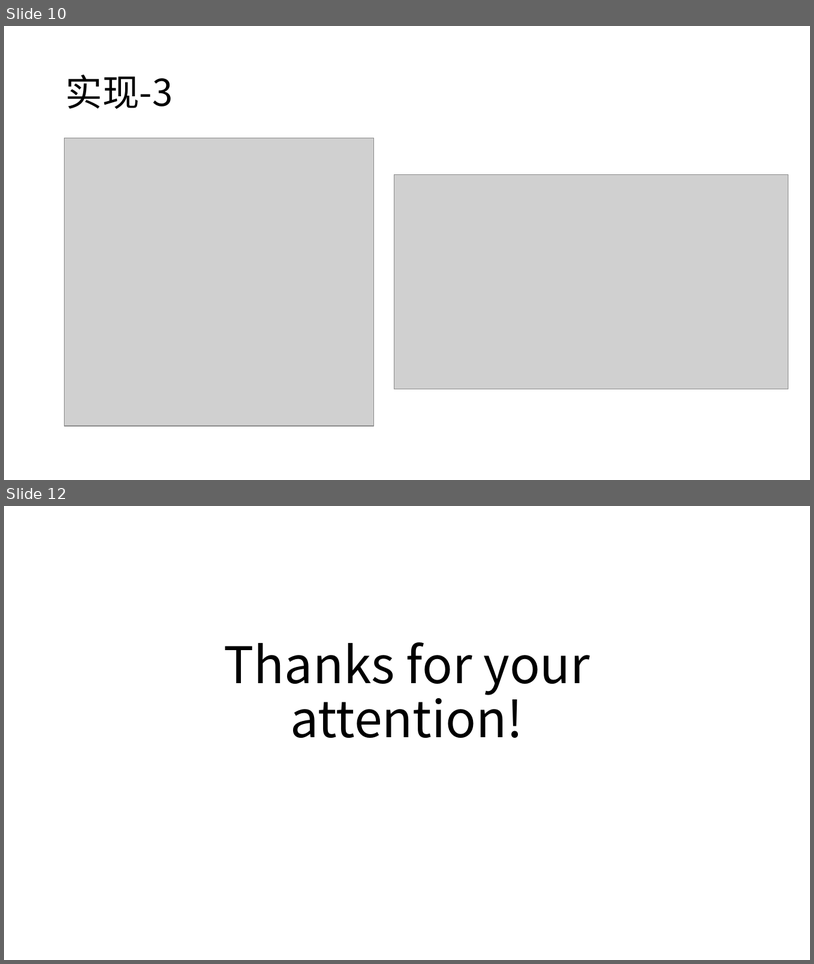
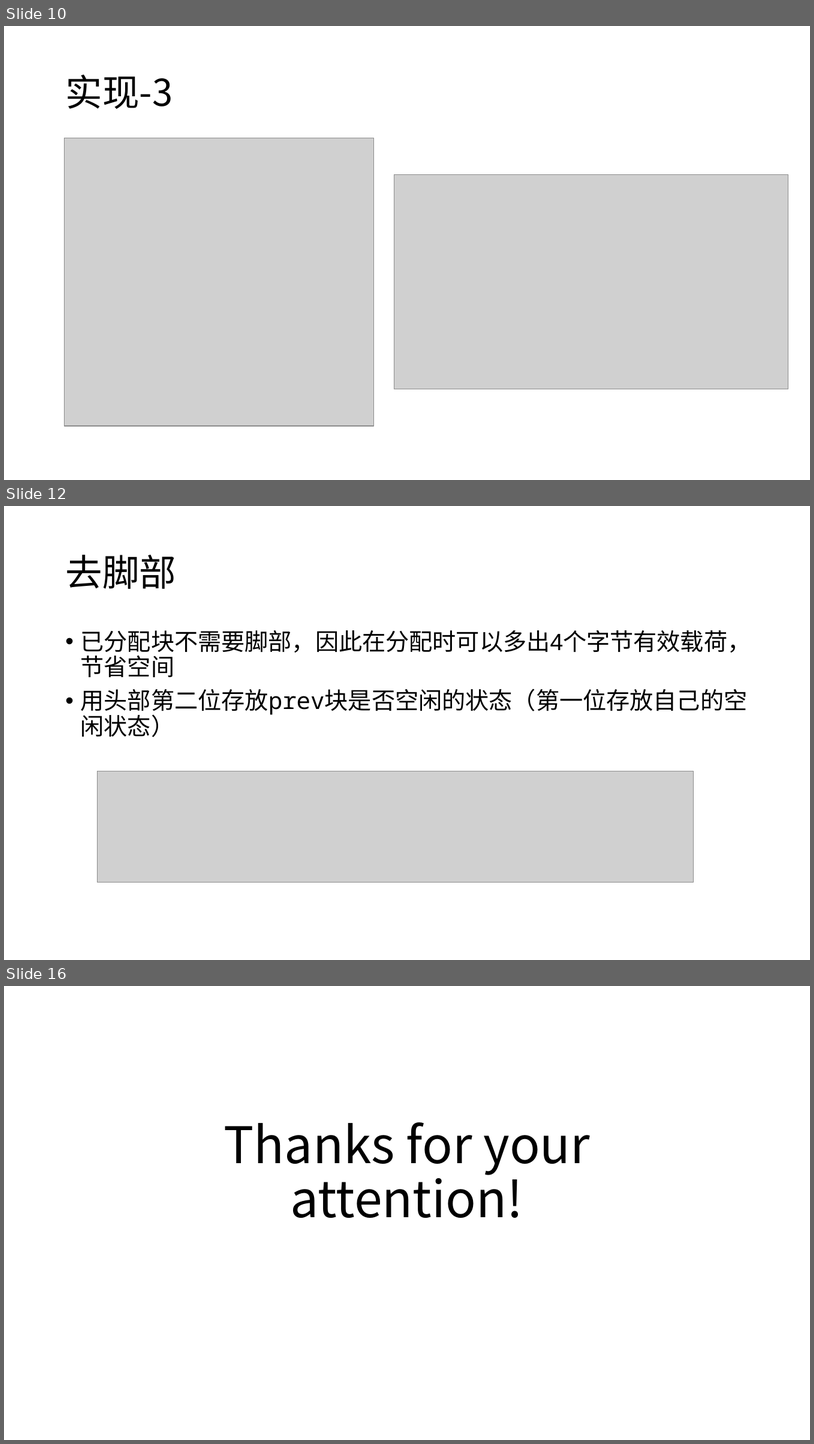
Before and after one commit to KrWriter/ics-recap, a slide deck: malloclab/final.pptx. Shown one above the other, each under a label of ours: slides 10 and 12 before the commit, slides 10, 12 and 16 after it; the slides between them are not shown. The pictures are 814x964 and 814x1444 pixels, drawn with LibreOffice and Linux fonts; fonts in the diff are those of the drawing; grey boxes stand for pictures. Boxes give left, top, right and bottom in pixels: in the first picture for what was removed or moved away, otherwise in the second. Text is boxed around its words. In the diff, an @@ line names an element or a change of style, - is before the commit and + after.

```diff
--- a/malloclab/final.pptx
+++ b/malloclab/final.pptx
@@ slide 12 added at [4, 506, 810, 960], background #FFFFFF @@
@@ title added at [65, 555, 176, 589], 44 pt, text #000000 @@
+去脚部
@@ text added at [81, 630, 752, 737], 28 pt, text #000000 @@
+• 已分配块不需要脚部，因此在分配时可以多出4个字节有效载荷，节省空间
+• 用头部第二位存放prev块是否空闲的状态（第一位存放自己的空闲状态）
@@ picture added at [97, 771, 694, 882] @@
@@ what was slide 12 is now slide 16 @@
```
Also in this commit, not shown: 5 slides changed, 3 other slides added.
